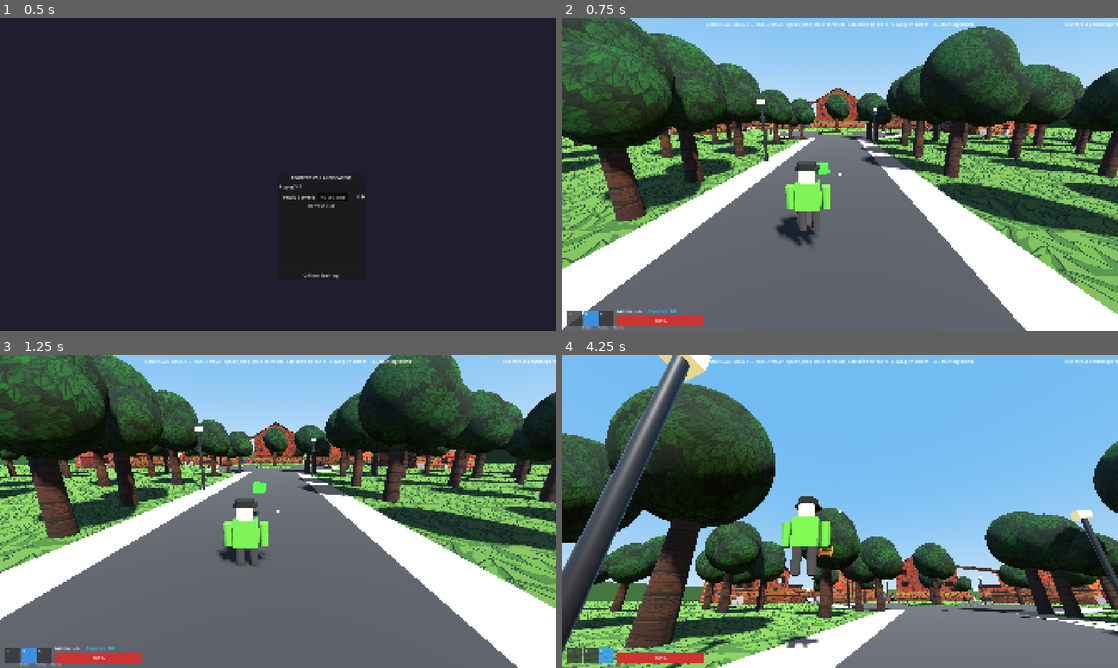
Above: before the commit, frames 1-4 (two rows, left to right).
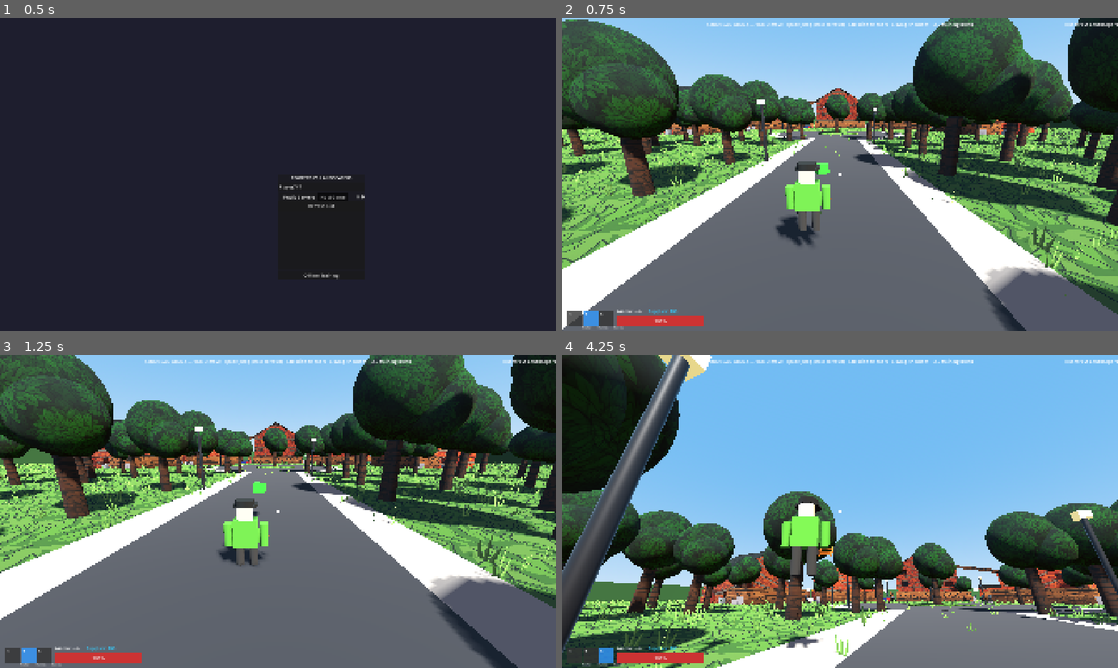
Above: after the commit, the same moments.

Repository: bzeitel25/RoofersVsLandscapers
Game: Godot game, scene res://scenes/main/main_menu.tscn
The game is run twice, just before and just after one commit, with the same random seed, the same clock (stepped at 60 frames per second) and the same inputs.
Inputs (mouse positions are in pixels of both pictures, inside the frame that each line leads up to):
- Up to frame 1 (0.5 s): no input
- Up to frame 2 (0.75 s): click "Offline Training" at 0.5 s
- Up to frame 3 (1.25 s): no input
- Up to frame 4 (4.25 s): tap Enter at 1.25 s; move the mouse to (867, 511) at 1.27 s; hold E (ability) 1.28-2.03 s; hold W (move_forward) from 1.28 s (still down); tap Space (jump) at 1.52, 2.27, 3.77 s; move the mouse to (812, 511) at 2.02 s; tap Ctrl (crouch) at 2.1 s; move the mouse to (851, 505) at 2.77 s; hold X (equip_item) 2.78-3.53 s; move the mouse to (834, 517) at 3.52 s; tap F (interact) at 3.6 s

Frame 1 is identical in both runs. In frame 2, 29% of the frame differs, in the area x 0-100%, y 0-100%; in frame 3, 28%; in frame 4, 32%.

Commit message:
Add 3D grass tufts scatterer using MultiMeshInstance3D for 3D pop

Diff:
--- a/scripts/levels/suburban_arena.gd
+++ b/scripts/levels/suburban_arena.gd
@@ -263,8 +263,48 @@
 		_build_bridges()
 	_build_perimeter()
 	_scatter_common_props()
+	_scatter_grass_tufts()
 	_scatter_street_trees()
 	print("[SuburbanArena] Built %d houses; bridges=%s." % [_house_meta.size(), str(build_bridges)])
+
+func _scatter_grass_tufts() -> void:
+	var mmi := MultiMeshInstance3D.new()
+	var mm := MultiMesh.new()
+	mm.transform_format = MultiMesh.TRANSFORM_3D
+	mm.instance_count = 8000
+
+	var quad := QuadMesh.new()
+	quad.size = Vector2(0.7, 0.7)
+
+	var mat := StandardMaterial3D.new()
+	mat.albedo_texture = load("res://assets/textures/environment/grass_tuft.png")
+	mat.transparency = BaseMaterial3D.TRANSPARENCY_ALPHA_SCISSOR
+	mat.alpha_scissor_threshold = 0.5
+	mat.cull_mode = BaseMaterial3D.CULL_DISABLED
+	mat.texture_filter = BaseMaterial3D.TEXTURE_FILTER_LINEAR_WITH_MIPMAPS
+
+	quad.material = mat
+	mm.mesh = quad
+
+	for i in range(mm.instance_count):
+		var px := _rng.randf_range(-ground_size * 0.48, ground_size * 0.48)
+		var pz := _rng.randf_range(-ground_size * 0.48, ground_size * 0.48)
+
+		var dist_to_center = Vector2(px, pz).length()
+		if dist_to_center < bulb_radius + 1.0 or (abs(px) < road_half_width + 1.0 and pz > bulb_radius):
+			if _rng.randf() < 0.9:
+				px = _rng.randf_range(-ground_size * 0.48, ground_size * 0.48)
+				pz = _rng.randf_range(-ground_size * 0.48, ground_size * 0.48)
+
+		var t := Transform3D()
+		t = t.rotated_local(Vector3.UP, _rng.randf_range(0, TAU))
+		var s := _rng.randf_range(0.7, 1.4)
+		t = t.scaled_local(Vector3(s, s, s))
+		t.origin = Vector3(px, quad.size.y * 0.5 * s, pz)
+		mm.set_instance_transform(i, t)
+
+	mmi.multimesh = mm
+	add_child(mmi)
 
 # Dense-ish forest along the grass strips flanking the entry street — cover AND
 # a harvestable resource (chop for supplies to build catapults/ramps/siege).
Not shown, added: assets/textures/environment/grass.jpg.import
Binary file added: assets/textures/environment/grass_tuft.png
Not shown, added: assets/textures/environment/grass_tuft.png.import
Not shown, added: assets/textures/environment/leaves.jpg.import
Not shown, added: assets/textures/environment/wood.jpg.import
